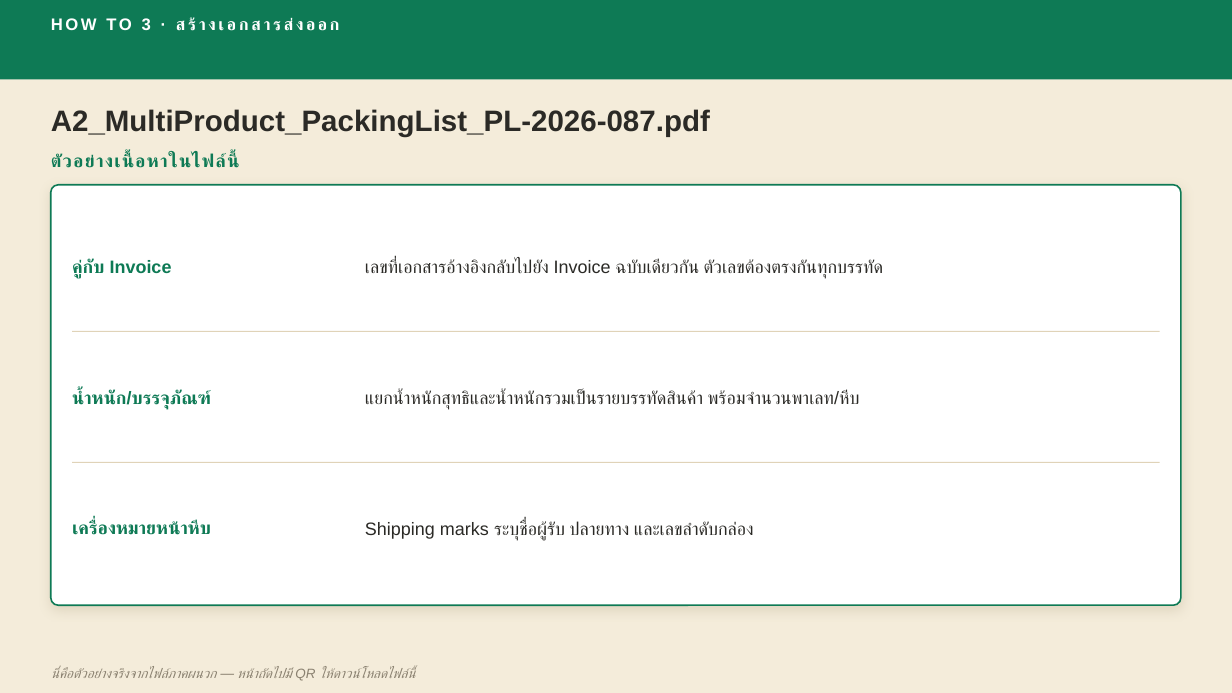
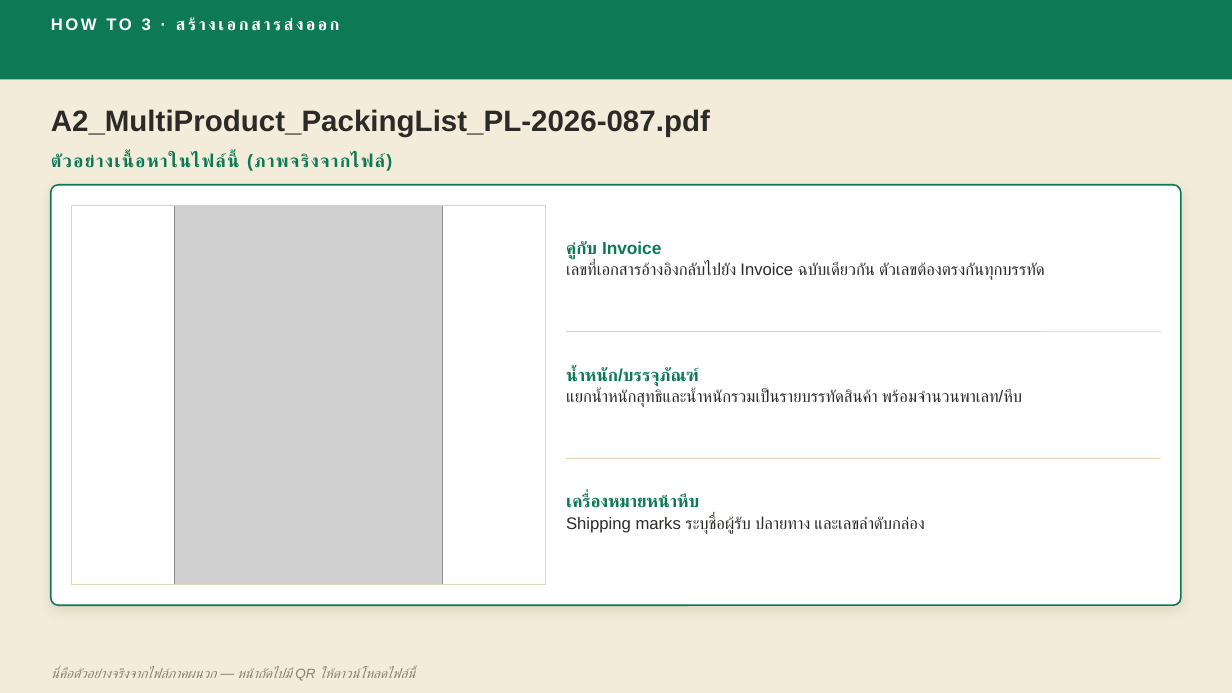
Before and after one commit to skunpoj/krungsri, a slide deck: slide 37 of deck/out3.pptx. Drawn at 1232x693 pixels with LibreOffice and Linux fonts; fonts in the diff are those of the drawing; grey boxes stand for pictures. Boxes give left, top, right and bottom in pixels: in the first picture for what was removed or moved away, otherwise in the second. Text is boxed around its words. In the diff, an @@ line names an element or a change of style, - is before the commit and + after.

```diff
--- a/deck/out3.pptx
+++ b/deck/out3.pptx
@@ text at (51, 154, 393, 171): text changed @@
-ตัวอย่างเนื้อหาในไฟล์นี้
+ตัวอย่างเนื้อหาในไฟล์นี้ (ภาพจริงจากไฟล์)
@@ rectangle added at (71, 205, 546, 585), outline #E0D3B8 0.75 pt @@
@@ picture added at (175, 205, 444, 585) @@
@@ text "คู่กับ Invoice": place and size @@
-text "คู่กับ Invoice" at (72, 259, 172, 279)
+text "คู่กับ Invoice" at (566, 241, 661, 260)
@@ text "เลขที่เอกสารอ้างอิงกลับไปยัง Invoice ฉบับเดียวกัน ตัวเลขต้อง ...": place and size @@
-text "เลขที่เอกสารอ้างอิงกลับไปยัง Invoice ฉบับเดียวกัน ตัวเลขต้อง ..." at (365, 259, 883, 279)
+text "เลขที่เอกสารอ้างอิงกลับไปยัง Invoice ฉบับเดียวกัน ตัวเลขต้อง ..." at (566, 263, 1045, 280)
@@ line removed from (72, 332) to (1160, 332) @@
@@ text "น้ำหนัก/บรรจุภัณฑ์": place and size @@
-text "น้ำหนัก/บรรจุภัณฑ์" at (72, 390, 210, 410)
+text "น้ำหนัก/บรรจุภัณฑ์" at (566, 368, 699, 387)
@@ line added from (567, 332) to (1161, 332), #E0D3B8 0.75 pt @@
@@ text "แยกน้ำหนักสุทธิและน้ำหนักรวมเป็นรายบรรทัดสินค้า พร้อมจำนวนพา ...": place and size @@
-text "แยกน้ำหนักสุทธิและน้ำหนักรวมเป็นรายบรรทัดสินค้า พร้อมจำนวนพา ..." at (365, 390, 860, 410)
+text "แยกน้ำหนักสุทธิและน้ำหนักรวมเป็นรายบรรทัดสินค้า พร้อมจำนวนพา ..." at (566, 389, 1022, 407)
@@ line removed from (72, 462) to (1160, 462) @@
@@ size 14 to 13.5 pt; vertical alignment middle to bottom in 3 elements at (566, 241, 661, 260), (566, 368, 699, 387), (566, 494, 700, 508) @@
@@ text "เครื่องหมายหน้าหีบ": place and size @@
-text "เครื่องหมายหน้าหีบ" at (72, 521, 211, 535)
+text "เครื่องหมายหน้าหีบ" at (566, 494, 700, 508)
@@ line added from (567, 458) to (1161, 458), #E0D3B8 0.75 pt @@
@@ size 14 to 13 pt; vertical alignment middle to top in 3 elements at (566, 263, 1045, 280), (566, 389, 1022, 407), (566, 516, 924, 534) @@
@@ text "Shipping marks ระบุชื่อผู้รับ ปลายทาง และเลขลำดับกล่อง": place and size @@
-text "Shipping marks ระบุชื่อผู้รับ ปลายทาง และเลขลำดับกล่อง" at (365, 521, 754, 541)
+text "Shipping marks ระบุชื่อผู้รับ ปลายทาง และเลขลำดับกล่อง" at (566, 516, 924, 534)
```
Also in this commit, not shown: 9 other slides changed, 7 other files.
